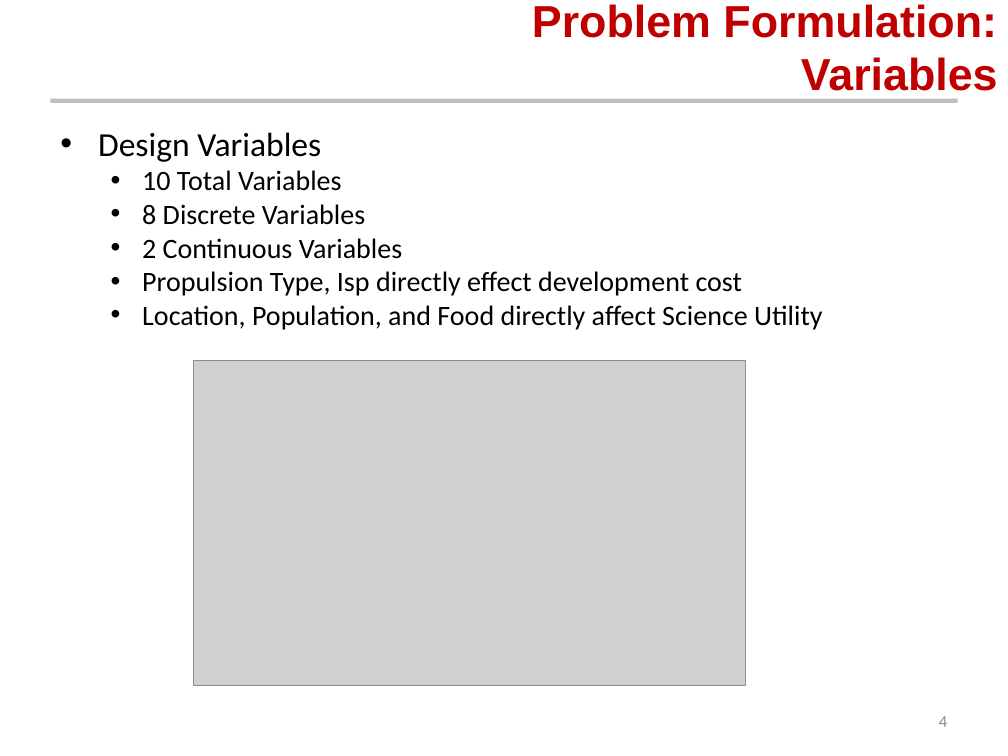
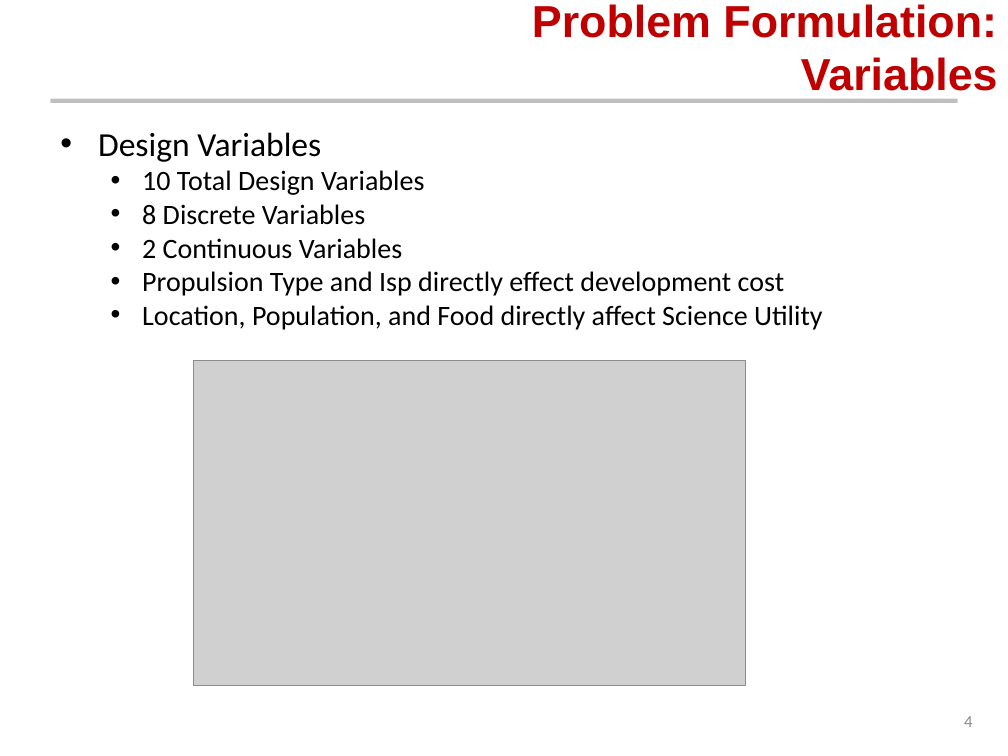
Before and after one commit to AeroSigma/Mars2040, a slide deck: slide 4 of MSDO/Assignment5/Mars 2040 Optimization Presentation.pptx. Drawn at 1008x756 pixels with LibreOffice and Linux fonts; fonts in the diff are those of the drawing; grey boxes stand for pictures; background and template pictures are left out. Boxes give left, top, right and bottom in pixels: in the first picture for what was removed or moved away, otherwise in the second. Text is boxed around its words. In the diff, an @@ line names an element or a change of style, - is before the commit and + after.

```diff
--- a/MSDO/Assignment5/Mars 2040 Optimization Presentation.pptx
+++ b/MSDO/Assignment5/Mars 2040 Optimization Presentation.pptx
@@ text at (142,170,424,195): text changed @@
-  • 10 Total Variables
+  • 10 Total Design Variables
@@ text at (142,271,784,296): text changed @@
-  • Propulsion Type, Isp directly effect development cost
+  • Propulsion Type and Isp directly effect development cost
@@ page number: place and size @@
-page number at (939,716,947,727)
+page number at (964,716,972,727)
```
Also in this commit, not shown: 9 other slides changed, 8 slides added, 4 other files.
